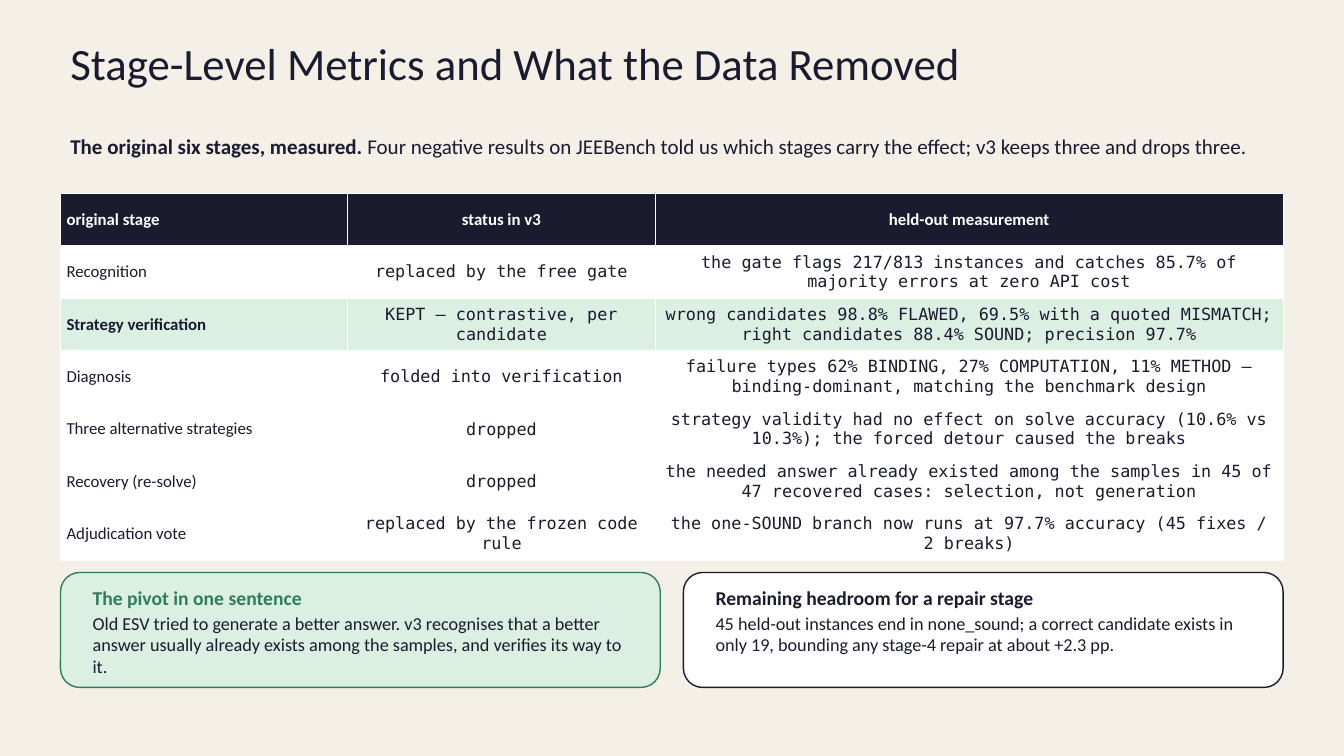
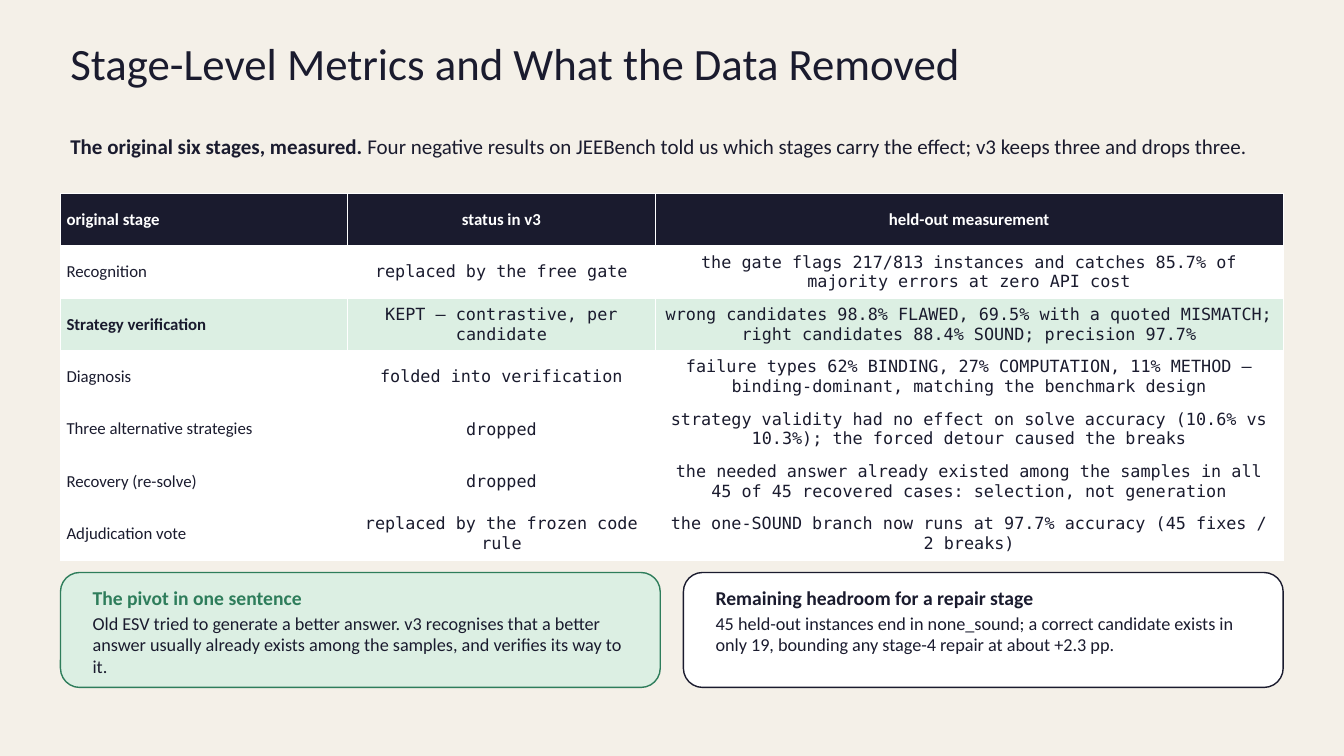
Before and after one commit to StellarDrift15/RAEN_structural-perturbations-esv, a slide deck: slide 12 of presentation/ESV_Project_Proposal_v3.pptx (slide 13 before the commit). Drawn at 1344x756 pixels with LibreOffice and Linux fonts; fonts in the diff are those of the drawing. Boxes give left, top, right and bottom in pixels: in the first picture for what was removed or moved away, otherwise in the second. Text is boxed around its words. In the diff, an @@ line names an element or a change of style, - is before the commit and + after.

```diff
--- a/presentation/ESV_Project_Proposal_v3.pptx
+++ b/presentation/ESV_Project_Proposal_v3.pptx
@@ table at (60,194,1284,561) @@
-row 6, column 3: the needed answer already existed among the samples in 45 of 47 recovered cases: selection, not generation
+row 6, column 3: the needed answer already existed among the samples in all 45 of 45 recovered cases: selection, not generation
```
Also in this commit, not shown: 4 other slides changed, 1 slide added, 1 slide removed, 3 other files.
